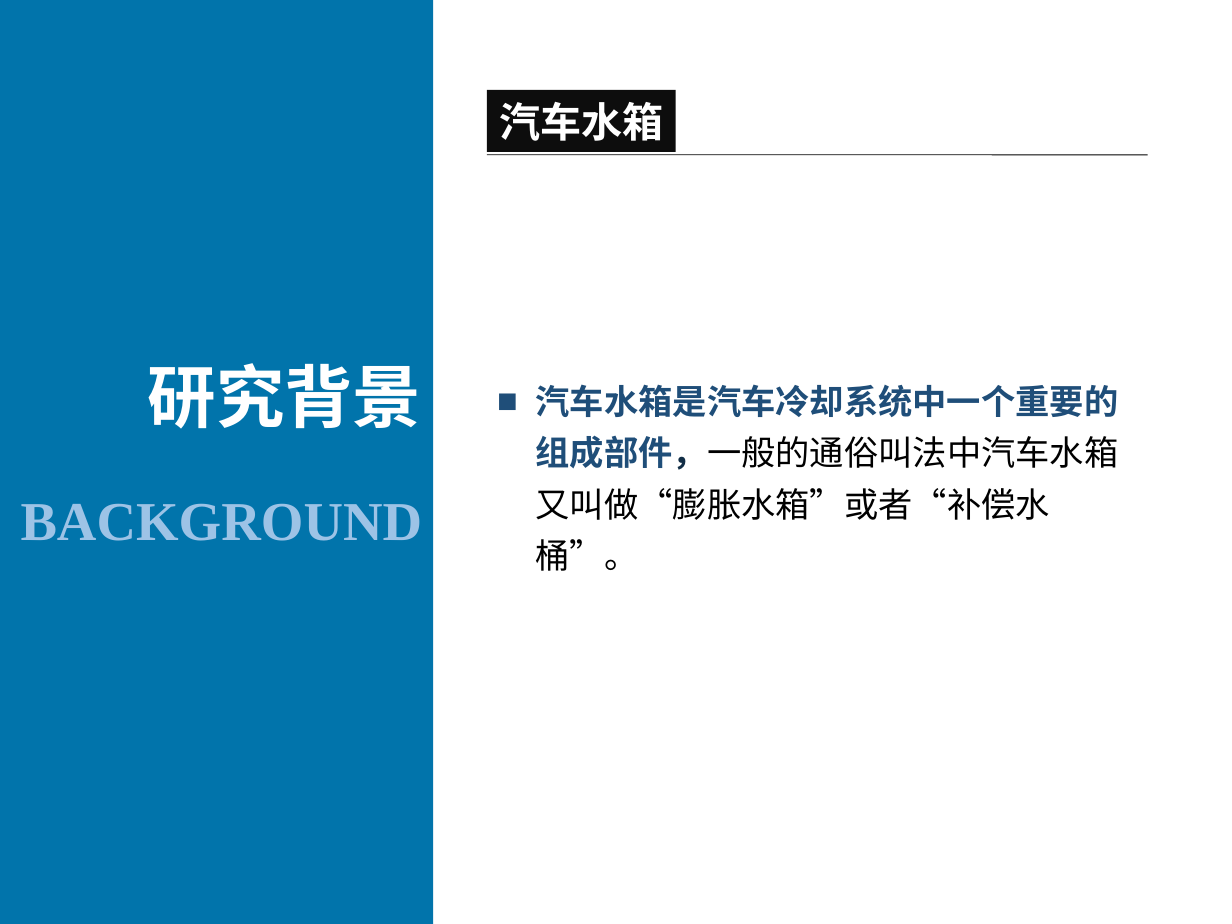
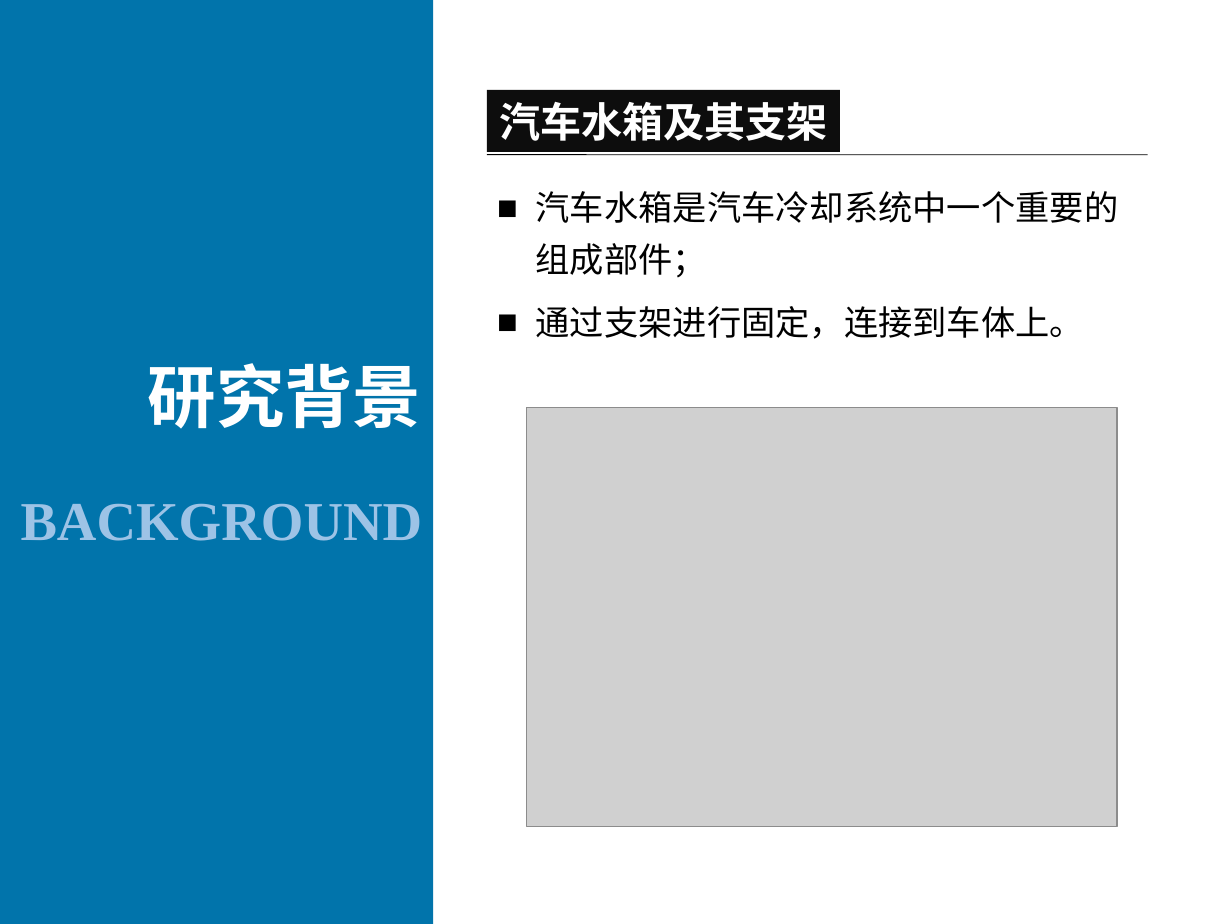
Before and after one commit to Fitor/Thesis, a slide deck: slide 3 of report/Report By Ci.ppt. Drawn at 1232x924 pixels with LibreOffice and Linux fonts; fonts in the diff are those of the drawing; grey boxes stand for pictures; background and template pictures are left out. Boxes give left, top, right and bottom in pixels: in the first picture for what was removed or moved away, otherwise in the second. Text is boxed around its words. In the diff, an @@ line names an element or a change of style, - is before the commit and + after.

```diff
--- a/report/Report By Ci.ppt
+++ b/report/Report By Ci.ppt
@@ rectangle "汽车水箱及其支架": place and size @@
-rectangle "汽车水箱及其支架" at <box>487,90,675,152</box>
+rectangle "汽车水箱及其支架" at <box>487,90,839,152</box>
@@ text in rectangle at <box>499,101,828,141</box>: text changed @@
-汽车水箱
+汽车水箱及其支架
@@ text at <box>536,191,1119,277</box>: text changed @@
-■ 汽车水箱是汽车冷却系统中一个重要的组成部件，一般的通俗叫法中汽车水箱又叫做“膨胀水箱”或者“补偿水桶”。
+■ 汽车水箱是汽车冷却系统中一个重要的组成部件；
@@ text added at <box>536,306,1084,339</box>, 20 pt, text #000000 @@
+■ 通过支架进行固定，连接到车体上。
@@ picture added at <box>526,408,1116,827</box> @@
```
Also in this commit, not shown: 17 other slides changed, 9 slides removed, 2 other files.
